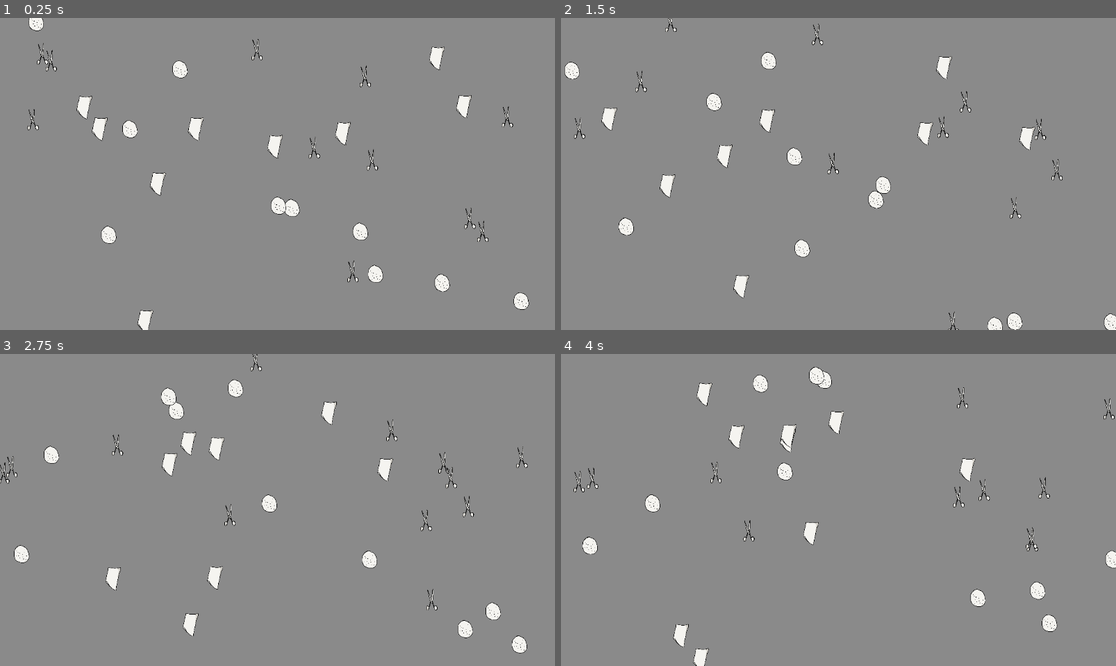
Above: before the commit, frames 1-4 (two rows, left to right).
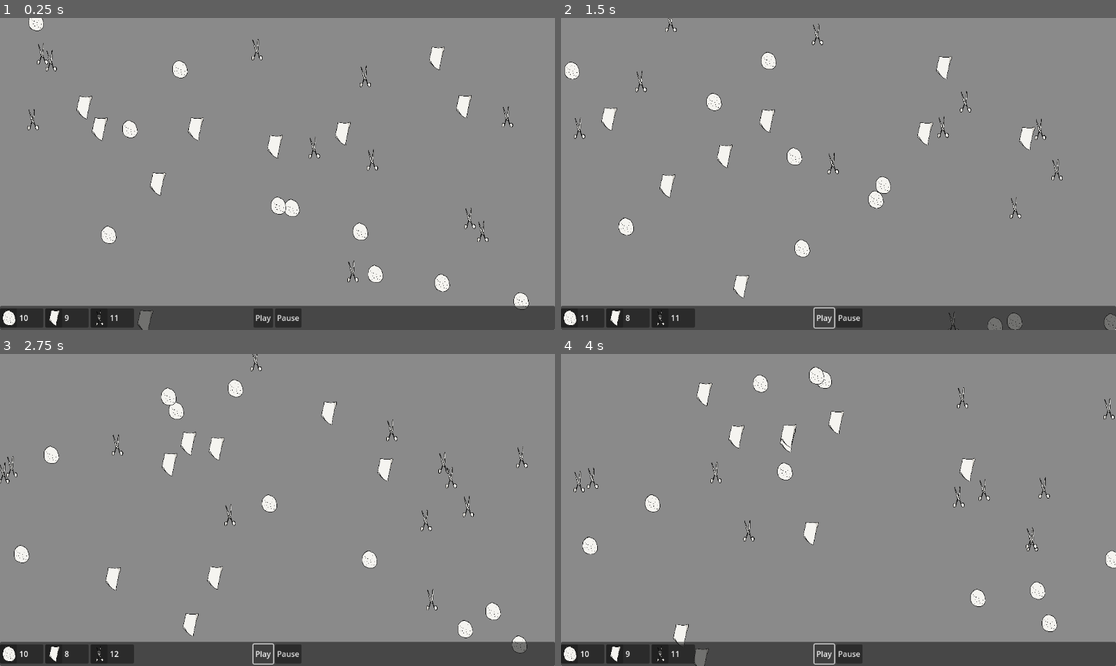
Above: after the commit, the same moments.

Repository: AN32-AN32/rock_paper_scissor
Game: Godot game, scene res://scenes/main.tscn
Two runs of this game, one before a commit and one after it. Both use one fixed random seed, a clock stepped at 60 frames per second and the inputs below.
Inputs (mouse positions are in pixels of both pictures, inside the frame that each line leads up to):
- Up to frame 1 (0.25 s): no input
- Up to frame 2 (1.5 s): click (849, 317) at 0.5 s, where only the run after the commit has a clickable "Pause"; click (821, 317) at 1.25 s, where only the run after the commit has a clickable "Play"
- Up to frame 3 (2.75 s): click (260, 653) at 2 s, where only the run after the commit has a clickable "Play"
- Up to frame 4 (4 s): click (821, 653) at 2.75 s, where only the run after the commit has a clickable "Play"

The runs differ from the first frame. In frame 1, 7.7% of the frame differs, in the area x 0-100%, y 92-100%; in frame 2, 7.7%; in frame 3, 7.7%; in frame 4, 7.7%.

Commit message:
Added UI

Diff:
--- a/project.godot
+++ b/project.godot
@@ -12,7 +12,7 @@
 
 config/name="rock_paper_scissor"
 run/main_scene="uid://dxc01mqg0klo1"
-config/features=PackedStringArray("4.4", "Forward Plus")
+config/features=PackedStringArray("4.5", "Forward Plus")
 config/icon="res://icon.svg"
 
 [rendering]
--- a/scenes/main.tscn
+++ b/scenes/main.tscn
@@ -1,8 +1,15 @@
-[gd_scene load_steps=2 format=3 uid="uid://dxc01mqg0klo1"]
+[gd_scene load_steps=3 format=3 uid="uid://dxc01mqg0klo1"]
 
 [ext_resource type="Script" uid="uid://cx5symep23wm2" path="res://scenes/manager.gd" id="1_o5qli"]
+[ext_resource type="PackedScene" uid="uid://cb8nbk8pmj0ru" path="res://scenes/ui.tscn" id="2_0wfyh"]
 
-[node name="main" type="Node2D"]
+[node name="main" type="Control"]
+layout_mode = 3
+anchors_preset = 15
+anchor_right = 1.0
+anchor_bottom = 1.0
+grow_horizontal = 2
+grow_vertical = 2
 
 [node name="manager" type="Node" parent="."]
 script = ExtResource("1_o5qli")
@@ -12,3 +19,6 @@
 [node name="papers" type="Node2D" parent="."]
 
 [node name="scissors" type="Node2D" parent="."]
+
+[node name="UI" parent="." instance=ExtResource("2_0wfyh")]
+layout_mode = 1
--- a/scenes/manager.gd
+++ b/scenes/manager.gd
@@ -8,6 +8,7 @@
 @onready var rocks : Node = $"../rocks"
 @onready var papers : Node = $"../papers"
 @onready var scissors : Node = $"../scissors"
+@onready var ui : Node = $"../UI"
 
 const PIECE_COUNT : int = 10
 var gameOver : bool = false
@@ -23,8 +24,8 @@
 	generate(rocks, 0)
 	generate(papers, 1)
 	generate(scissors, 2)
-
 func _process(delta: float) -> void:
+	ui.set_count(rocks.get_child_count(), papers.get_child_count(), scissors.get_child_count())
 	if rocks.get_child_count() == PIECE_COUNT * 3:
 		print("Rocks Win!")
 		gameOver = true
--- a/scenes/piece.tscn
+++ b/scenes/piece.tscn
@@ -1,10 +1,7 @@
-[gd_scene load_steps=5 format=3 uid="uid://ck4jgoscrhsae"]
+[gd_scene load_steps=4 format=3 uid="uid://ck4jgoscrhsae"]
 
 [ext_resource type="Script" uid="uid://dxv83qgr276po" path="res://scenes/piece.gd" id="1_gebih"]
 [ext_resource type="Texture2D" uid="uid://dhayw288lkfrc" path="res://scissor.png" id="2_s58gp"]
-
-[sub_resource type="LabelSettings" id="LabelSettings_tvnf0"]
-font_size = 32
 
 [sub_resource type="CapsuleShape2D" id="CapsuleShape2D_s58gp"]
 radius = 13.5
@@ -12,24 +9,6 @@
 
 [node name="Piece" type="Area2D"]
 script = ExtResource("1_gebih")
-
-[node name="Label" type="Label" parent="."]
-visible = false
-anchors_preset = 8
-anchor_left = 0.5
-anchor_top = 0.5
-anchor_right = 0.5
-anchor_bottom = 0.5
-offset_left = -20.0
-offset_top = -22.5
-offset_right = 20.0
-offset_bottom = 22.5
-grow_horizontal = 2
-grow_vertical = 2
-text = "R"
-label_settings = SubResource("LabelSettings_tvnf0")
-horizontal_alignment = 1
-vertical_alignment = 1
 
 [node name="Sprite2D" type="Sprite2D" parent="."]
 scale = Vector2(0.2, 0.2)
--- /dev/null
+++ b/scenes/ui.gd
@@ -0,0 +1,10 @@
+extends Control
+
+@onready var rock_label : Node = $BottomPanel/StatsContainer/RockPanel/Rocks
+@onready var paper_label : Node = $BottomPanel/StatsContainer/PaperPanel/Papers
+@onready var scissor_label : Node = $BottomPanel/StatsContainer/ScissorPanel/Scissors
+
+func set_count(rock_count: int, paper_count: int, scissor_count: int) -> void:
+	rock_label.text = str(rock_count)
+	paper_label.text = str(paper_count)
+	scissor_label.text = str(scissor_count)
--- /dev/null
+++ b/scenes/ui.tscn
@@ -0,0 +1,132 @@
+[gd_scene load_steps=5 format=3 uid="uid://cb8nbk8pmj0ru"]
+
+[ext_resource type="Script" uid="uid://bqa16qt0gio6s" path="res://scenes/ui.gd" id="1_gdt2y"]
+[ext_resource type="Texture2D" uid="uid://b0cw0ws8wb1fn" path="res://rock.png" id="1_nt7q6"]
+[ext_resource type="Texture2D" uid="uid://b1lp08ewmupq3" path="res://paper.png" id="2_yev5y"]
+[ext_resource type="Texture2D" uid="uid://dhayw288lkfrc" path="res://scissor.png" id="3_gdt2y"]
+
+[node name="UI" type="Control"]
+layout_mode = 3
+anchors_preset = 15
+anchor_right = 1.0
+anchor_bottom = 1.0
+grow_horizontal = 2
+grow_vertical = 2
+script = ExtResource("1_gdt2y")
+
+[node name="BottomPanel" type="Panel" parent="."]
+custom_minimum_size = Vector2(0, 50)
+layout_mode = 1
+anchors_preset = 12
+anchor_top = 1.0
+anchor_right = 1.0
+anchor_bottom = 1.0
+grow_horizontal = 2
+grow_vertical = 0
+
+[node name="StatsContainer" type="HBoxContainer" parent="BottomPanel"]
+layout_mode = 1
+anchors_preset = 4
+anchor_top = 0.5
+anchor_bottom = 0.5
+offset_top = -20.0
+offset_right = 91.0
+offset_bottom = 20.0
+grow_vertical = 2
+
+[node name="RockPanel" type="PanelContainer" parent="BottomPanel/StatsContainer"]
+custom_minimum_size = Vector2(90, 0)
+layout_mode = 2
+size_flags_horizontal = 3
+
+[node name="PanelContainer" type="PanelContainer" parent="BottomPanel/StatsContainer/RockPanel"]
+custom_minimum_size = Vector2(35, 0)
+layout_mode = 2
+size_flags_horizontal = 0
+
+[node name="TextureRect" type="TextureRect" parent="BottomPanel/StatsContainer/RockPanel/PanelContainer"]
+custom_minimum_size = Vector2(32, 32)
+layout_mode = 2
+size_flags_horizontal = 8
+size_flags_vertical = 4
+texture = ExtResource("1_nt7q6")
+expand_mode = 1
+stretch_mode = 5
+
+[node name="Rocks" type="Label" parent="BottomPanel/StatsContainer/RockPanel"]
+custom_minimum_size = Vector2(50, 0)
+layout_mode = 2
+size_flags_horizontal = 8
+text = ": 100"
+
+[node name="PaperPanel" type="PanelContainer" parent="BottomPanel/StatsContainer"]
+custom_minimum_size = Vector2(90, 0)
+layout_mode = 2
+size_flags_horizontal = 3
+
+[node name="PanelContainer" type="PanelContainer" parent="BottomPanel/StatsContainer/PaperPanel"]
+custom_minimum_size = Vector2(35, 0)
+layout_mode = 2
+size_flags_horizontal = 0
+
+[node name="TextureRect" type="TextureRect" parent="BottomPanel/StatsContainer/PaperPanel/PanelContainer"]
+custom_minimum_size = Vector2(32, 32)
+layout_mode = 2
+size_flags_horizontal = 8
+size_flags_vertical = 4
+texture = ExtResource("2_yev5y")
+expand_mode = 1
+stretch_mode = 5
+
+[node name="Papers" type="Label" parent="BottomPanel/StatsContainer/PaperPanel"]
+custom_minimum_size = Vector2(50, 0)
+layout_mode = 2
+size_flags_horizontal = 8
+text = ": 100"
+
+[node name="ScissorPanel" type="PanelContainer" parent="BottomPanel/StatsContainer"]
+custom_minimum_size = Vector2(90, 0)
+layout_mode = 2
+size_flags_horizontal = 3
+
+[node name="PanelContainer" type="PanelContainer" parent="BottomPanel/StatsContainer/ScissorPanel"]
+custom_minimum_size = Vector2(35, 0)
+layout_mode = 2
+size_flags_horizontal = 0
+
+[node name="TextureRect" type="TextureRect" parent="BottomPanel/StatsContainer/ScissorPanel/PanelContainer"]
+custom_minimum_size = Vector2(32, 32)
+layout_mode = 2
+size_flags_horizontal = 8
+size_flags_vertical = 4
+texture = ExtResource("3_gdt2y")
+expand_mode = 1
+stretch_mode = 5
+
+[node name="Scissors" type="Label" parent="BottomPanel/StatsContainer/ScissorPanel"]
+custom_minimum_size = Vector2(50, 0)
+layout_mode = 2
+size_flags_horizontal = 8
+text = ": 100"
+
+[node name="ControlsContainer" type="HBoxContainer" parent="BottomPanel"]
+layout_mode = 1
+anchors_preset = 8
+anchor_left = 0.5
+anchor_top = 0.5
+anchor_right = 0.5
+anchor_bottom = 0.5
+offset_left = -50.0
+offset_top = -20.0
+offset_right = 50.0
+offset_bottom = 20.0
+grow_horizontal = 2
+grow_vertical = 2
+
+[node name="Button" type="Button" parent="BottomPanel/ControlsContainer"]
+layout_mode = 2
+text = "Play"
+
+[node name="Button2" type="Button" parent="BottomPanel/ControlsContainer"]
+layout_mode = 2
+text = "Pause"
Not shown, added: scenes/ui.gd.uid
